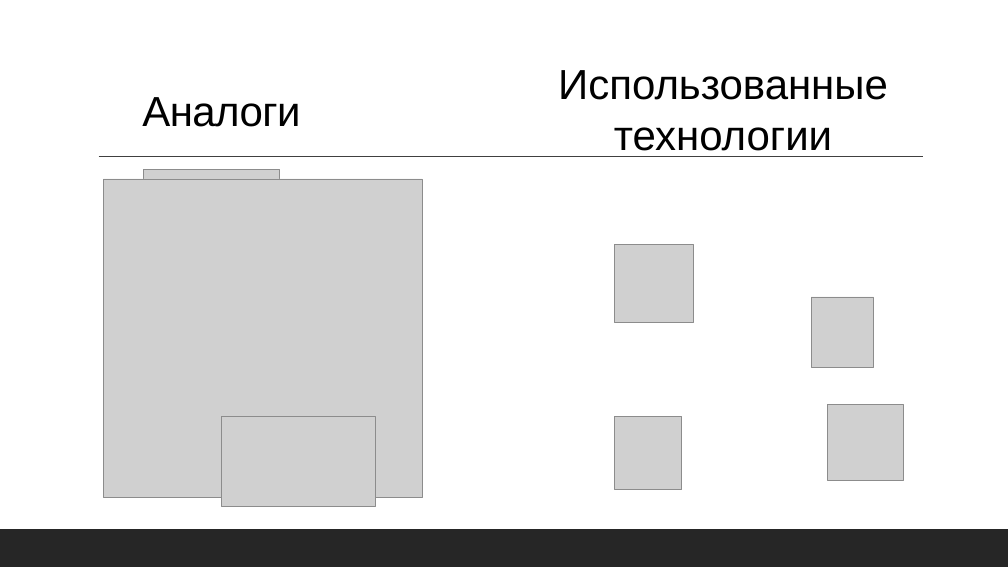
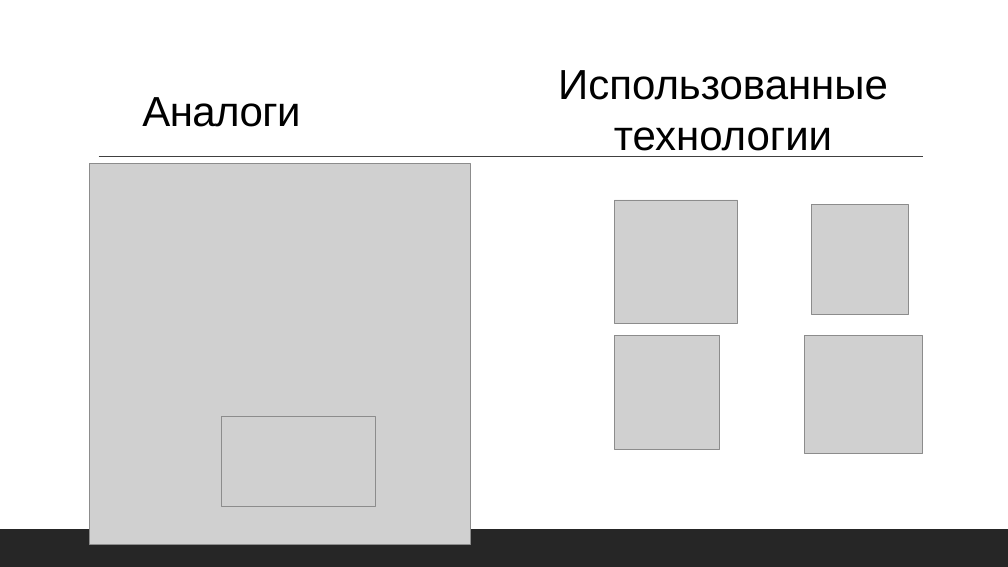
Before and after one commit to Kojom/DiplomaReport, a slide deck: slide 3 of My_own/Презентация.pptx. Drawn at 1008x567 pixels with LibreOffice and Linux fonts; fonts in the diff are those of the drawing; grey boxes stand for pictures. Boxes give left, top, right and bottom in pixels: in the first picture for what was removed or moved away, otherwise in the second. Text is boxed around its words. In the diff, an @@ line names an element or a change of style, - is before the commit and + after.

```diff
--- a/My_own/Презентация.pptx
+++ b/My_own/Презентация.pptx
@@ picture resized from (x1=104, y1=179, x2=423, y2=498) to (x1=89, y1=163, x2=470, y2=544) @@
@@ picture removed at (x1=143, y1=169, x2=280, y2=261) @@
@@ picture resized from (x1=615, y1=244, x2=693, y2=323) to (x1=615, y1=200, x2=738, y2=324) @@
@@ picture resized from (x1=811, y1=297, x2=874, y2=368) to (x1=811, y1=205, x2=909, y2=315) @@
@@ picture resized from (x1=615, y1=417, x2=682, y2=490) to (x1=615, y1=336, x2=720, y2=450) @@
@@ picture resized from (x1=828, y1=405, x2=904, y2=480) to (x1=805, y1=336, x2=923, y2=453) @@
```
Also in this commit, not shown: 2 other slides changed, 28 other files.
